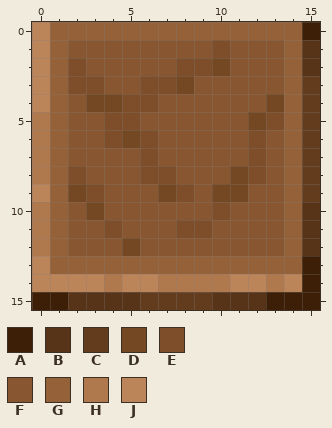
File history of a pixel-art sprite, assets/floortile2.png. Above: the version before the commit.
The file is 16x16 pixels. Colours within 5 levels of each other are drawn and written as one.
Palette (. is transparent): A #3d1e06  B #573318  C #633c1e  D #754824  E #7d4e29  F #885731  G #956139  H #b0784d  J #bb8459
Pixels before, first column x 0:
 0 JGGGGGGGGGGGGGGA
 1 JGFFFFFFFFEFFFGB
 2 JGEFFFFFEEDFFFGB
 3 JGEEFFEEDFFFFFGC
 4 JGFDDEEFFFFFFDGC
 5 HGFFEEFFFFFFDEGC
 6 HGFFEDEFFFFFEFGC
 7 HGFFFFEFFFFFEFGC
 8 HGEFFFEEFFFDEFGC
 9 JGDEFFFDEFDDFFGC
10 HGFDFFFFFFEFFFGB
11 HGFFEFFFEEFFFFGB
12 HGFFFDFFFFFFFFGB
13 JGGGGGGGGGGGGGGA
14 JJJJHJJHHHHJJHJA
15 AABBBBCCCCBBBAAA
The result:
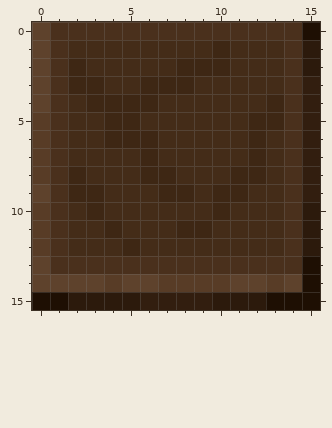
From old to new:
colour A: #3d1e06 -> #1e0f03
colour B: #573318 -> #2c1a0c
colour C: #633c1e -> #321e0f
colour E: #7d4e29 -> #3e2714
colour F: #885731 -> #442c18
colour G: #956139 -> #4a301c
colour H: #b0784d -> #583c26
colour J: #bb8459 -> #5e422c
y 2: x 10 D -> E
y 3: x 8 D -> E
y 4: x 3..4 DD -> EE; x 13 D -> E
y 5: x 12 D -> E
y 6: x 5 D -> E
y 8: x 11 D -> E
y 9: x 2 D -> E; x 7 D -> E; x 10..11 DD -> EE
y 10: x 3 D -> E
y 12: x 5 D -> E
Where, in picture pixels (left, top, right, bottom), the same in both pictures:
changed: (32, 22, 320, 310)
